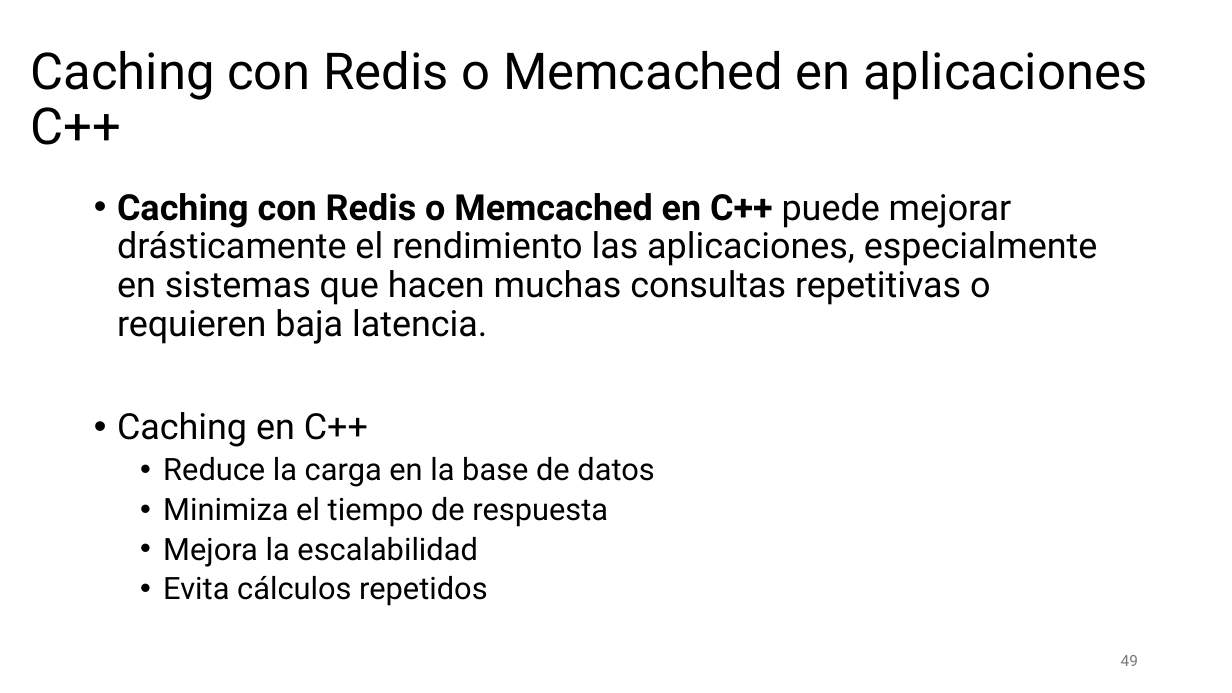
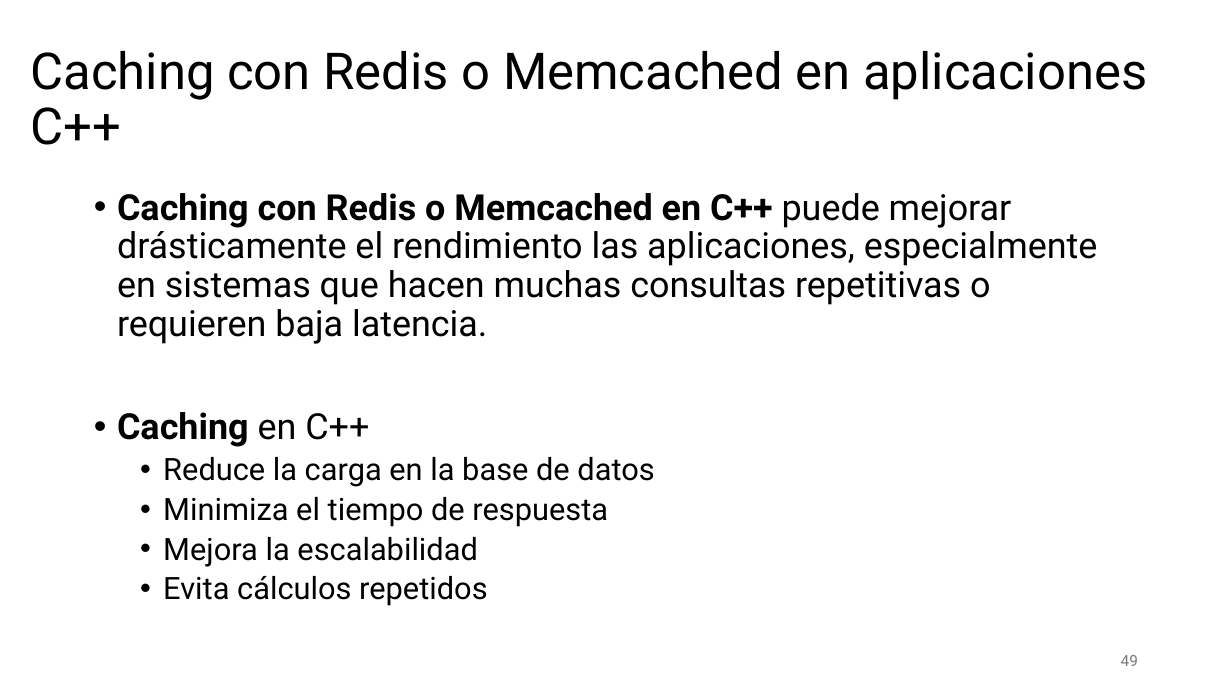
Before and after one commit to aldebarran22/CURSO_CPP_SERVICIOS_30H, a slide deck: slide 49 of doc/4_Gestion_estado_persistencia.pptx. Drawn at 1232x693 pixels with LibreOffice and Linux fonts; fonts in the diff are those of the drawing. Boxes give left, top, right and bottom in pixels: in the first picture for what was removed or moved away, otherwise in the second. Text is boxed around its words. In the diff, an @@ line names an element or a change of style, - is before the commit and + after.

```diff
--- a/doc/4_Gestion_estado_persistencia.pptx
+++ b/doc/4_Gestion_estado_persistencia.pptx
@@ text at [117,412,369,447]: bold on in "Caching" @@
```
Also in this commit, not shown: 15 slides added, 1 slide removed, 21 other files.
